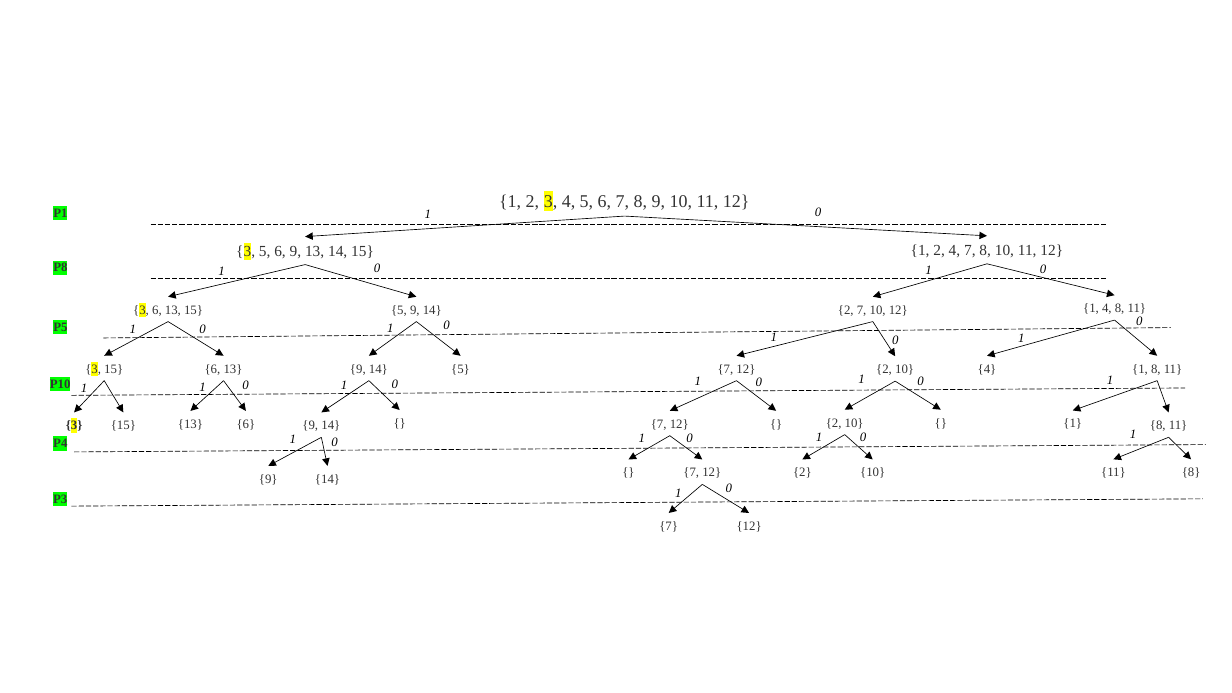
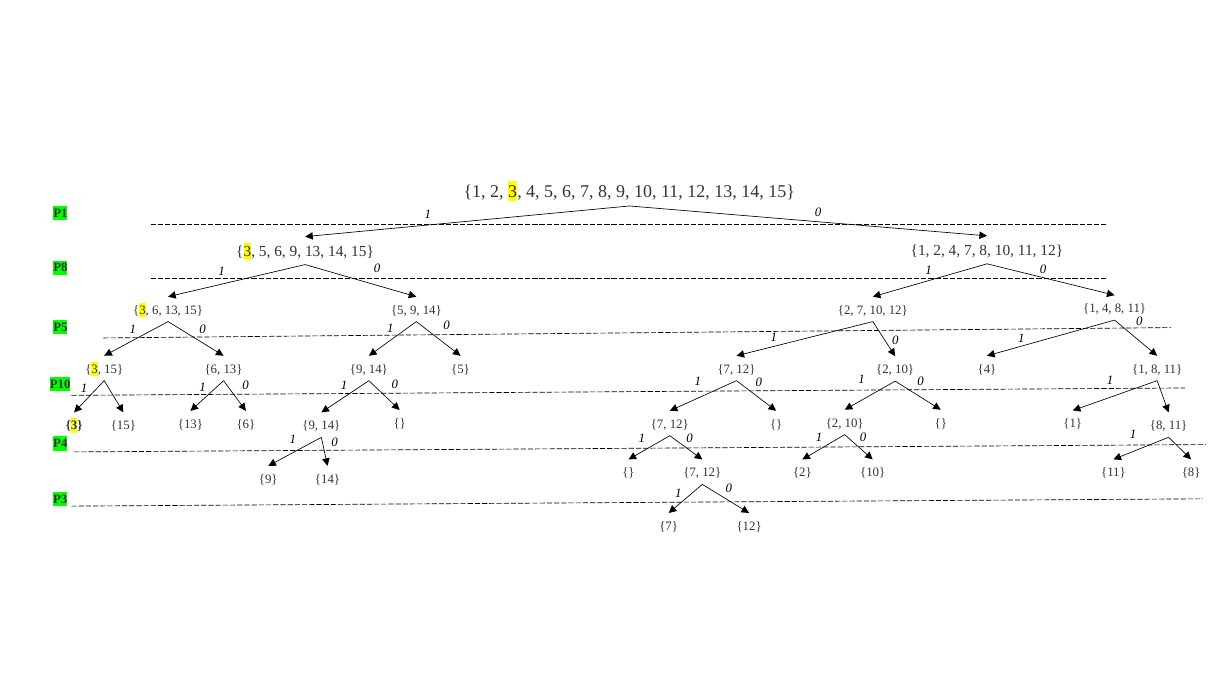
Before and after one commit to endygamedev/university, a slide deck: slide 1 of 3-course-6-semester/decision-support/task-2/draw-2.pptx. Drawn at 1232x693 pixels with LibreOffice and Linux fonts; fonts in the diff are those of the drawing. Boxes give left, top, right and bottom in pixels: in the first picture for what was removed or moved away, otherwise in the second. Text is boxed around its words. In the diff, an @@ line names an element or a change of style, - is before the commit and + after.

```diff
--- a/3-course-6-semester/decision-support/task-2/draw-2.pptx
+++ b/3-course-6-semester/decision-support/task-2/draw-2.pptx
@@ arrow moved from (625, 216) - (305, 237) to (629, 206) - (305, 237) @@
@@ text at (464,183,795,201): text changed @@
-{1, 2, 3, 4, 5, 6, 7, 8, 9, 10, 11, 12}
+{1, 2, 3, 4, 5, 6, 7, 8, 9, 10, 11, 12, 13, 14, 15}
@@ arrow moved from (625, 216) - (987, 236) to (629, 206) - (987, 236) @@
```
Also in this commit, not shown: 1 other file.
